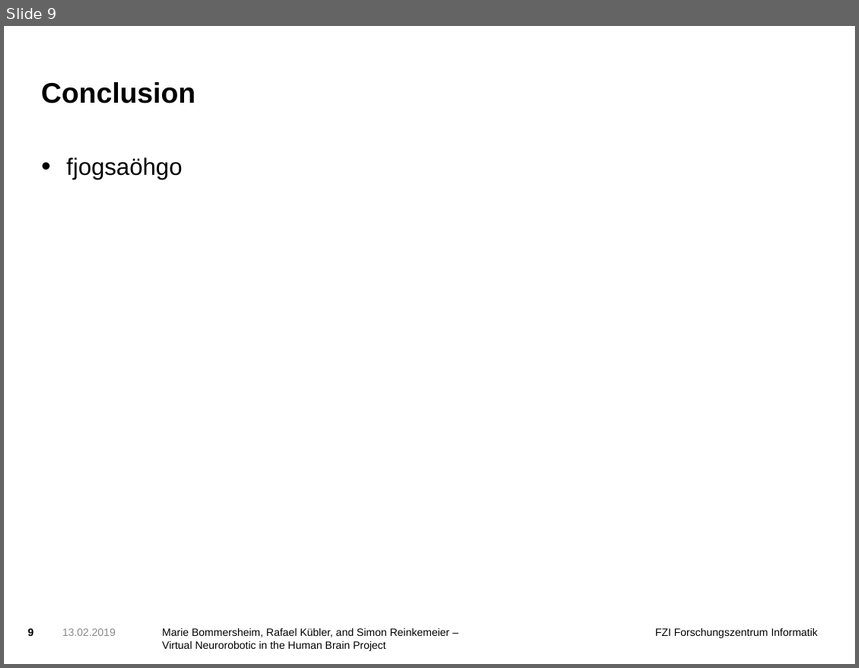
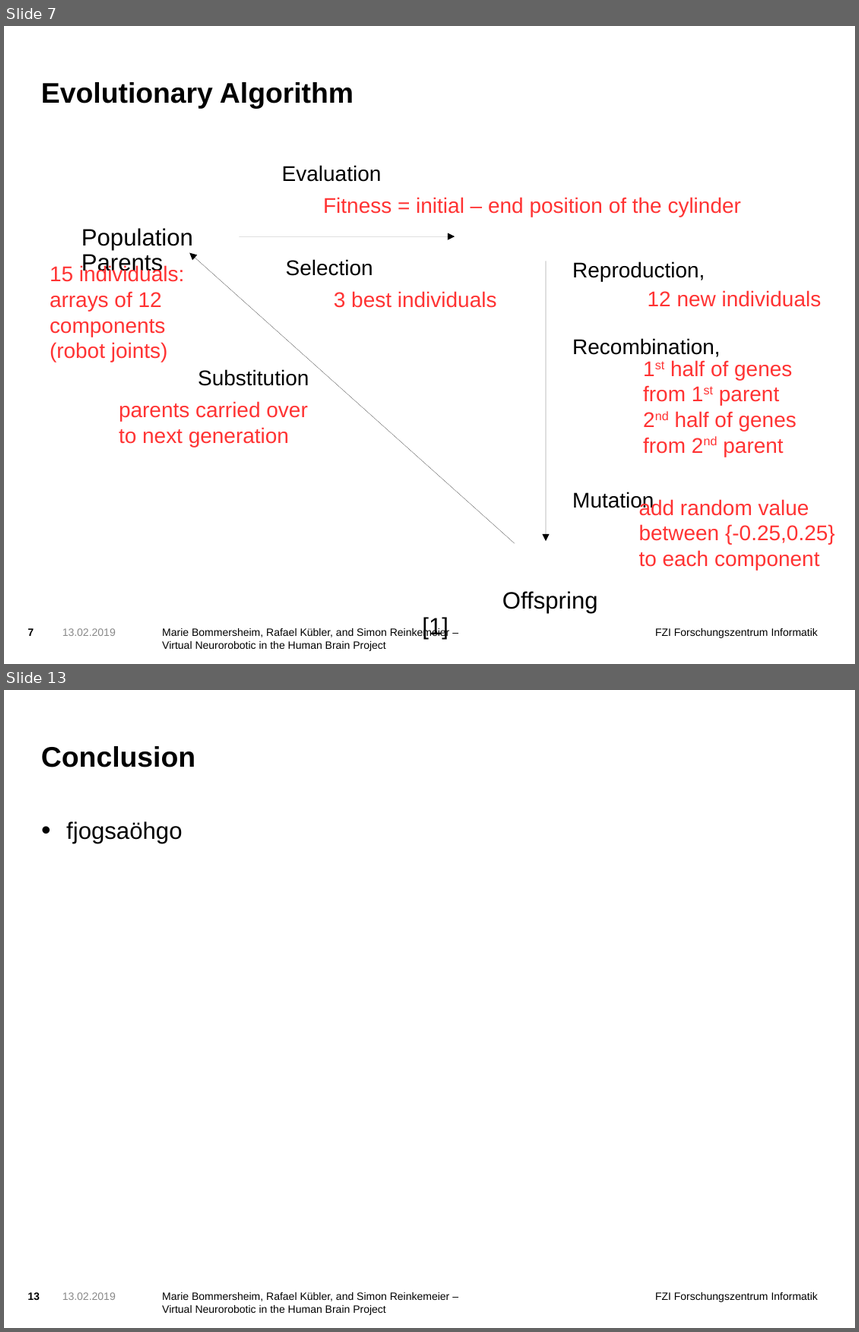
Before and after one commit to simonre/hbpprak_2018_throwing, a slide deck: Präsentation.odp. Shown one above the other, each under a label of ours: slide 9 before the commit, slides 7 and 13 after it; the slides between them are not shown. The pictures are 859x668 and 859x1332 pixels, drawn with LibreOffice and Linux fonts; fonts in the diff are those of the drawing; background and template pictures are left out. Boxes give left, top, right and bottom in pixels: in the first picture for what was removed or moved away, otherwise in the second. Text is boxed around its words. In the diff, an @@ line names an element or a change of style, - is before the commit and + after.

```diff
--- a/Präsentation.odp
+++ b/Präsentation.odp
@@ slide 7 added at <box>4,26,855,664</box>, background picture (left out); not listed: 2 template elements that a slide beside it also shows @@
@@ title added at <box>41,82,354,108</box>, 24 pt, text #000000, bold @@
+Evolutionary Algorithm
@@ text added at <box>282,165,382,182</box>, 18 pt, text #000000 @@
+Evaluation
@@ text added at <box>323,197,741,217</box>, 18 pt, text #FF3333 @@
+Fitness = initial – end position of the cylinder
@@ text added at <box>82,228,655,376</box>, 20 pt, text #000000 @@
+Population Parents
+                Offspring [1]
@@ arrow added from (515, 544) to (189, 253), #000000 0 pt @@
@@ arrow added from (239, 237) to (454, 237), #000000 0 pt @@
@@ text added at <box>50,265,184,362</box>, 18 pt, text #FF3333 @@
+15 individuals:
+arrays of 12 components (robot joints)
@@ text added at <box>286,259,373,276</box>, 18 pt, text #000000 @@
+Selection
@@ arrow added from (546, 261) to (546, 542), #000000 0 pt @@
@@ text added at <box>572,262,720,512</box>, 18 pt, text #000000 @@
+Reproduction,
+Recombination,
+Mutation
@@ text added at <box>334,291,497,308</box>, 18 pt, text #FF3333 @@
+3 best individuals
@@ text added at <box>648,290,822,307</box>, 18 pt, text #FF3333 @@
+12 new individuals
@@ text added at <box>643,360,797,457</box>, 18 pt, text #FF3333 @@
+1st half of genes from 1st parent
+2nd half of genes from 2nd parent
@@ text added at <box>198,370,309,386</box>, 18 pt, text #000000 @@
+Substitution
@@ text added at <box>119,401,307,447</box>, 18 pt, text #FF3333 @@
+parents carried over to next generation
@@ text added at <box>639,499,835,570</box>, 18 pt, text #FF3333 @@
+add random value
+between {-0.25,0.25}
+to each component
@@ page number added at <box>28,629,34,636</box>, 9 pt, text #000000, bold @@
+7
@@ text added at <box>63,629,116,636</box>, 9 pt, text #898989 @@
+13.02.2019
@@ what was slide 9 is now slide 13 @@
@@ page number at <box>28,1293,40,1300</box>: text changed @@
-9
+13
```
Also in this commit, not shown: 7 slides changed, 4 other slides added, 1 slide removed, 12 other files.
